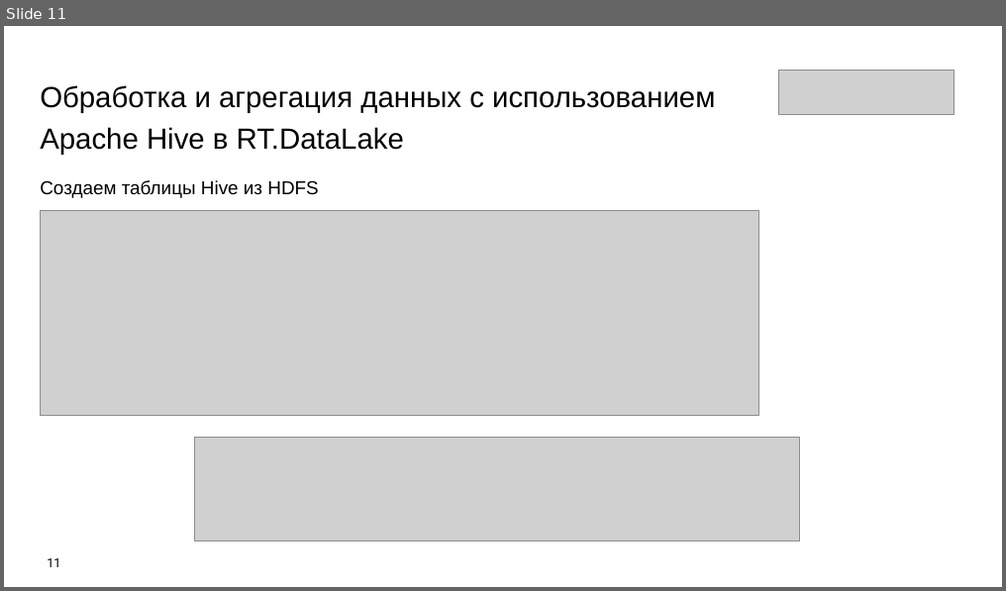
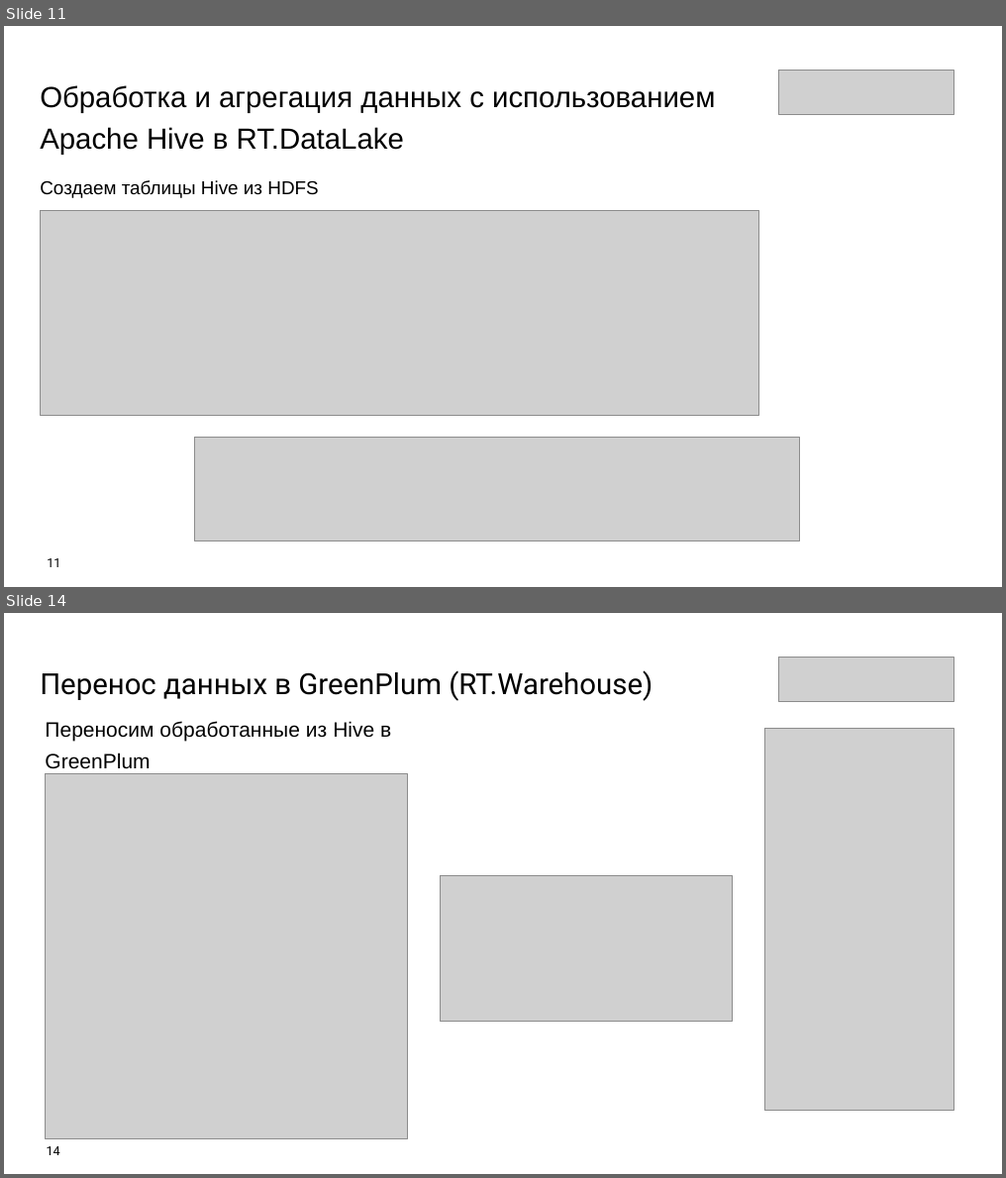
Before and after one commit to Olmeor/Data-engineer_Rostelecom_programming_school, a slide deck: Сertification/presentation.pptx. Shown one above the other, each under a label of ours: slide 11 before the commit, slides 11 and 14 after it; the slides between them are not shown. The pictures are 1006x591 and 1006x1178 pixels, drawn with LibreOffice and Linux fonts; fonts in the diff are those of the drawing; grey boxes stand for pictures. Boxes give left, top, right and bottom in pixels: in the first picture for what was removed or moved away, otherwise in the second. Text is boxed around its words. In the diff, an @@ line names an element or a change of style, - is before the commit and + after.

```diff
--- a/Сertification/presentation.pptx
+++ b/Сertification/presentation.pptx
@@ slide 14 added at (4, 613, 1002, 1174), background #FFFFFF @@
@@ text added at (40, 670, 652, 701), 28 pt, text #000000 @@
+Перенос данных в GreenPlum (RT.Warehouse)
@@ picture added at (779, 657, 953, 701) @@
@@ text added at (45, 721, 391, 769), 20 pt, text #000000 @@
+Переносим обработанные из Hive в GreenPlum
@@ picture added at (764, 728, 953, 1112) @@
@@ picture added at (46, 773, 408, 1140) @@
@@ picture added at (441, 875, 734, 1022) @@
@@ page number added at (47, 1147, 60, 1156), 12 pt, text #000000 @@
+14
```
Also in this commit, not shown: 4 slides changed, 1 other slide added, 1 slide removed, 5 other files.
